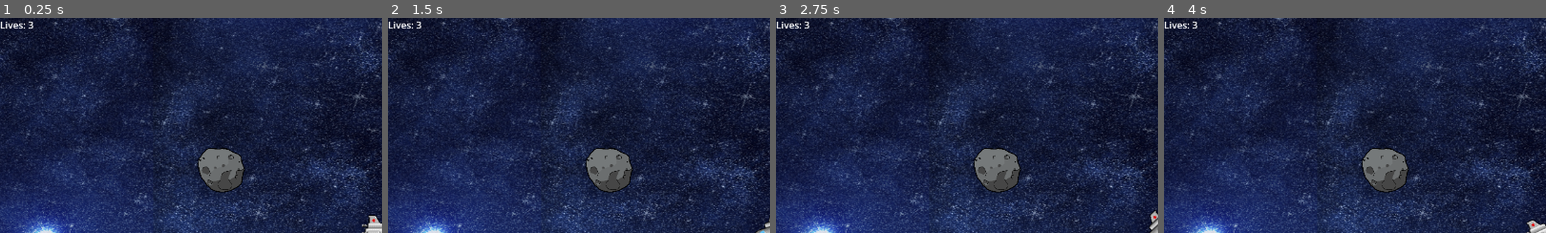
Above: before the commit, frames 1-4 (left to right).
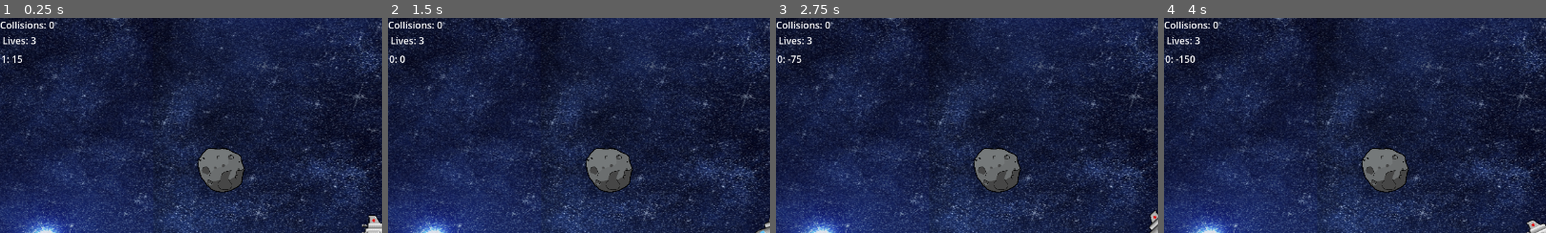
Above: after the commit, the same moments.

Repository: BenjaminLe1/obstacle-battle
Game: Godot game, scene res://world.tscn
Two runs of this game, one before a commit and one after it. Both use one fixed random seed, a clock stepped at 60 frames per second and the inputs below. The engine's default icon, where the game draws it, is replaced by a stand-in: a white triangle on a blue panel in a dark square.
Inputs (mouse positions are % of the whole screen's width and height, from its top left):
- Up to frame 1 (0.25 s): no input
- Up to frame 2 (1.5 s): tap Enter (ui_accept) at 0.5, 0.77 s; move the mouse to (72, 45) at 0.52 s; hold Right (ui_right) from 0.53 s (still down); move the mouse to (30, 55) at 1.27 s
- Up to frame 3 (2.75 s): tap Enter (ui_accept) at 1.52 s; move the mouse to (60, 28) at 2.02 s; release Right (ui_right) at 2.03 s; hold Left (ui_left) from 2.03 s (still down)
- Up to frame 4 (4 s): move the mouse to (45, 70) at 2.77 s; release Left (ui_left) at 2.78 s; hold Right (ui_right) from 2.78 s (still down); tap Enter (ui_accept) at 3.02, 3.77 s; move the mouse to (80, 65) at 3.52 s
The pictures show only the part of the screen within x 0-50%, y 0-50%; the shares and areas given below are measured in that part.

The runs differ from the first frame. In frame 1, 0.5% of the frame differs, in the area x 0-15%, y 1-21%; in frame 2, 0.5%; in frame 3, 0.5%; in frame 4, 0.6%.

Commit message:
timer text

Diff:
--- /dev/null
+++ b/control.gd
@@ -0,0 +1,26 @@
+extends Control
+
+
+# Called when the node enters the scene tree for the first time.
+func _ready() -> void:
+	reset_timer()
+	pass # Replace with function body.
+
+var seconds = 0
+var minutes = 0
+var Dseconds = 30
+var Dminutes = 1
+
+func _on_timer_timeout() -> void:
+	if seconds == 0:
+		if minutes > 0:
+			minutes -= 1
+			seconds = 60
+	seconds -=1
+
+	$Label.text = str(minutes) + ": " + str(seconds)
+	pass # Replace with function body.
+
+func reset_timer():
+	seconds = Dseconds
+	minutes = Dminutes
--- a/hud.gd
+++ b/hud.gd
@@ -1,9 +1,10 @@
 extends CanvasLayer
 
 var collisions = 0
+var score = 0
 # Called when the node enters the scene tree for the first time.
 func _ready() -> void:
-	$collisioncount.text = "Lives: " + str(3 - collisions)
+	$collisioncount.text = "Collisions: " + str(score) + "\n Lives: " + str(3 - collisions)
 
 
 
--- /dev/null
+++ b/timer.tscn
@@ -0,0 +1,22 @@
+[gd_scene load_steps=2 format=3 uid="uid://behj4mwu4mq6m"]
+
+[ext_resource type="Script" path="res://control.gd" id="1_pe0n5"]
+
+[node name="Control" type="Control"]
+layout_mode = 3
+anchors_preset = 0
+offset_right = 40.0
+offset_bottom = 40.0
+script = ExtResource("1_pe0n5")
+
+[node name="Timer" type="Timer" parent="."]
+wait_time = 0.001
+autostart = true
+
+[node name="Label" type="Label" parent="."]
+offset_left = 2.0
+offset_top = 57.0
+offset_right = 42.0
+offset_bottom = 80.0
+
+[connection signal="timeout" from="Timer" to="." method="_on_timer_timeout"]
--- a/world.tscn
+++ b/world.tscn
@@ -6,6 +6,7 @@
 [ext_resource type="PackedScene" path="res://meteor1.tscn" id="2_r7unl"]
 [ext_resource type="PackedScene" uid="uid://lautpp3omp3q" path="res://hud.tscn" id="5_3khpd"]
 [ext_resource type="PackedScene" uid="uid://bgb2lq8enpa8t" path="res://portal.tscn" id="5_3tvl3"]
+[ext_resource type="PackedScene" uid="uid://behj4mwu4mq6m" path="res://timer.tscn" id="6_ue8mf"]
 
 [sub_resource type="RectangleShape2D" id="RectangleShape2D_1wb73"]
 size = Vector2(1301, 26)
@@ -136,6 +137,8 @@
 
 [node name="HUD" parent="." instance=ExtResource("5_3khpd")]
 
+[node name="Control" parent="HUD" instance=ExtResource("6_ue8mf")]
+
 [node name="Sprite2D4" parent="." instance=ExtResource("5_3tvl3")]
 position = Vector2(378, 626)
 
Not shown: 1 places in world.tscn that only renumber resources
